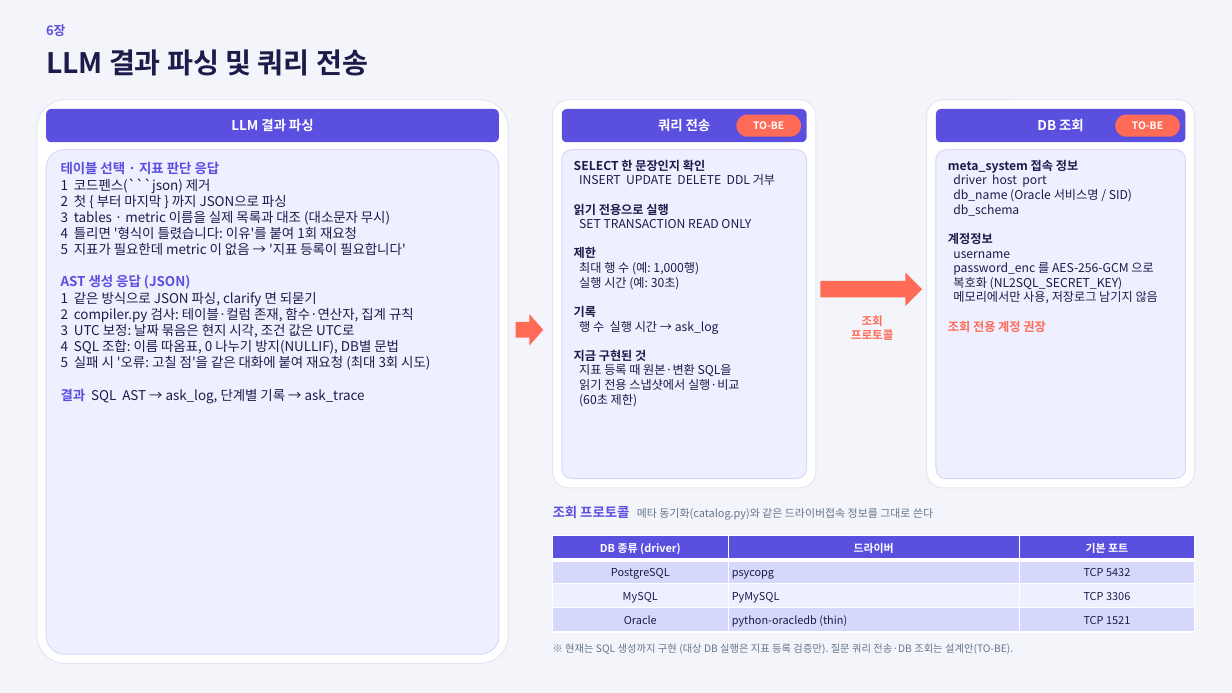
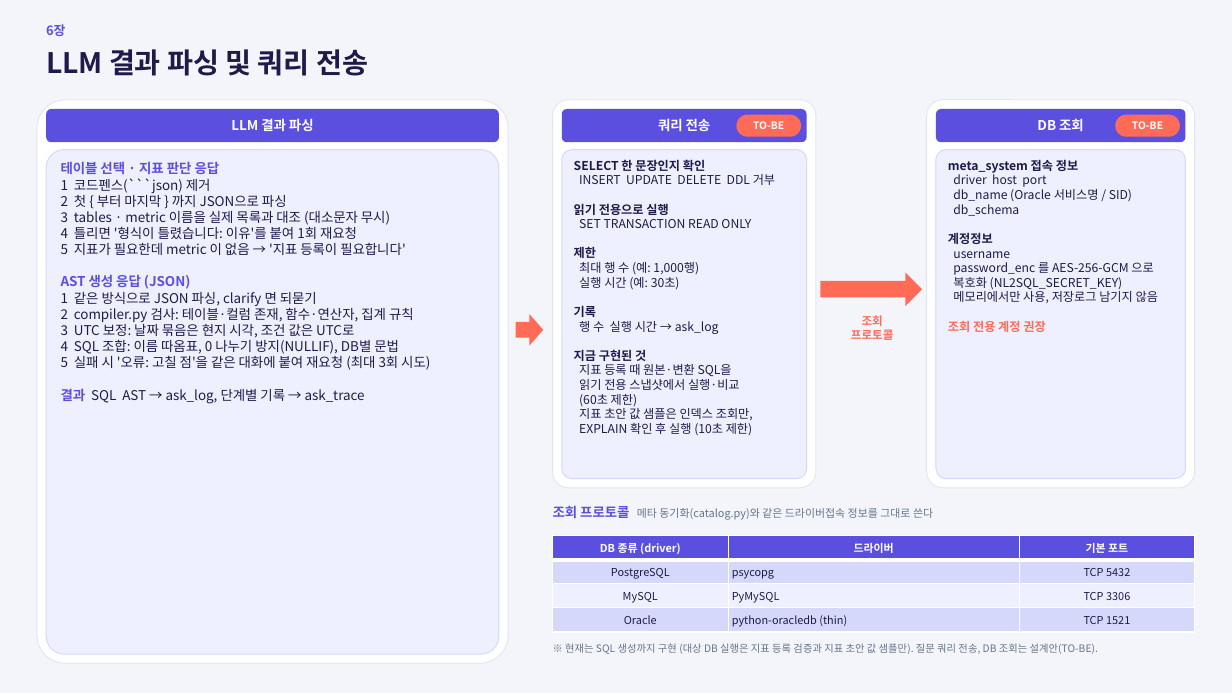
Before and after one commit to kimaab/nl2sql, a slide deck: slide 15 of docs/NL2SQL-메타정보-설계.pptx. Drawn at 1232x693 pixels with LibreOffice and Linux fonts; fonts in the diff are those of the drawing. Boxes give left, top, right and bottom in pixels: in the first picture for what was removed or moved away, otherwise in the second. Text is boxed around its words. In the diff, an @@ line names an element or a change of style, - is before the commit and + after.

```diff
--- a/docs/NL2SQL-메타정보-설계.pptx
+++ b/docs/NL2SQL-메타정보-설계.pptx
@@ text in rounded rectangle at (579,408,753,436): paragraphs added @@
+지표 초안 값 샘플은 인덱스 조회만,
+EXPLAIN 확인 후 실행 (10초 제한)
@@ text at (565,643,1098,654): text changed @@
-※ 현재는 SQL 생성까지 구현 (대상 DB 실행은 지표 등록 검증만). 질문 쿼리 전송·DB 조회는 설계안(TO-BE).
+※ 현재는 SQL 생성까지 구현 (대상 DB 실행은 지표 등록 검증과 지표 초안 값 샘플만). 질문 쿼리 전송, DB 조회는 설계안(TO-BE).
```
Also in this commit, not shown: 1 other slide changed, 2 slides added, 32 other files.
